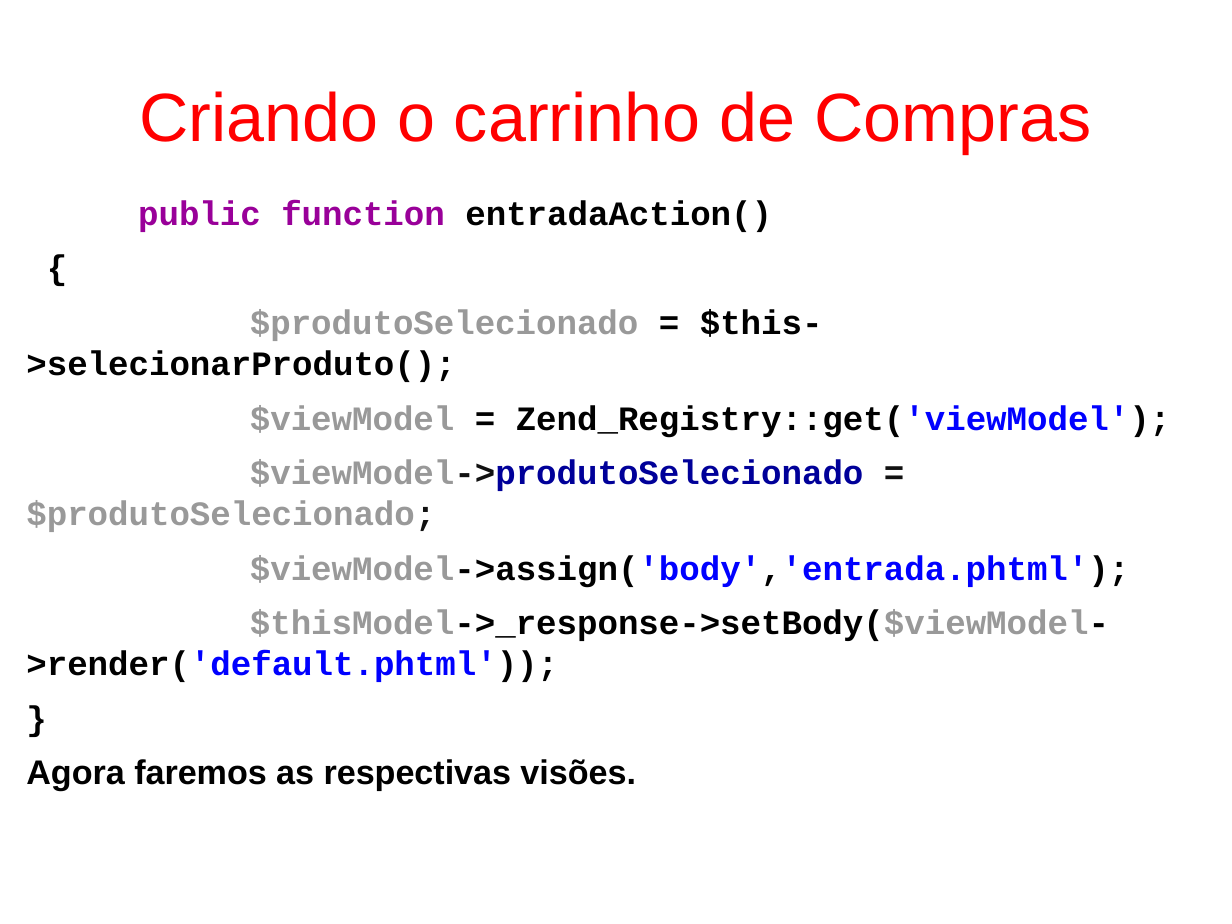
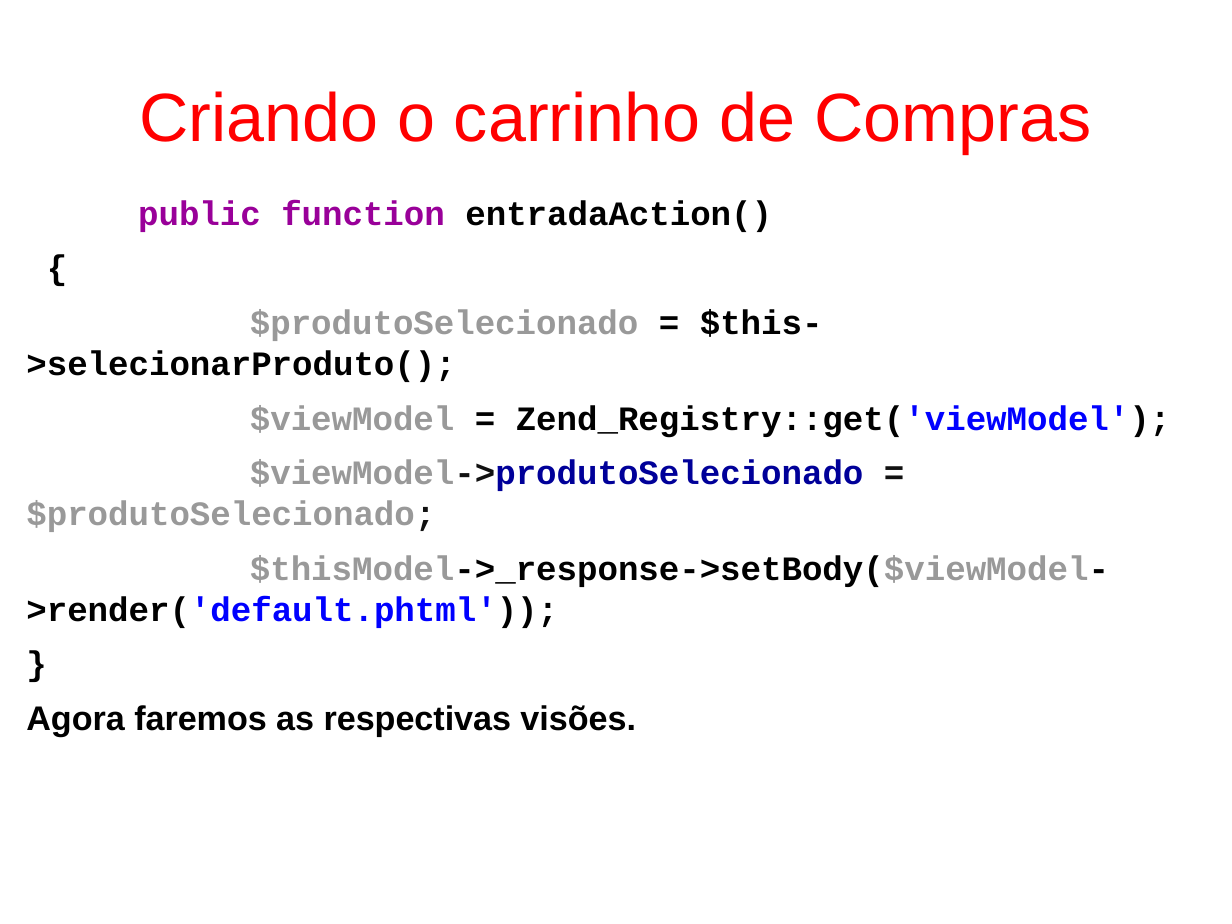
Before and after one commit to fgsl/lojasacme, a slide deck: slide 152 of docs/tutorial.odp. Drawn at 1232x924 pixels with LibreOffice and Linux fonts; fonts in the diff are those of the drawing. Boxes give left, top, right and bottom in pixels: in the first picture for what was removed or moved away, otherwise in the second. Text is boxed around its words. In the diff, an @@ line names an element or a change of style, - is before the commit and + after.

Commit message:
Remover atribuições da variável body #23

```diff
--- a/docs/tutorial.odp
+++ b/docs/tutorial.odp
@@ text at (x1=250, y1=555, x2=1129, y2=588): paragraph removed @@
-$viewModel->assign('body','entrada.phtml');
```
Also in this commit, not shown: 10 other slides changed.
